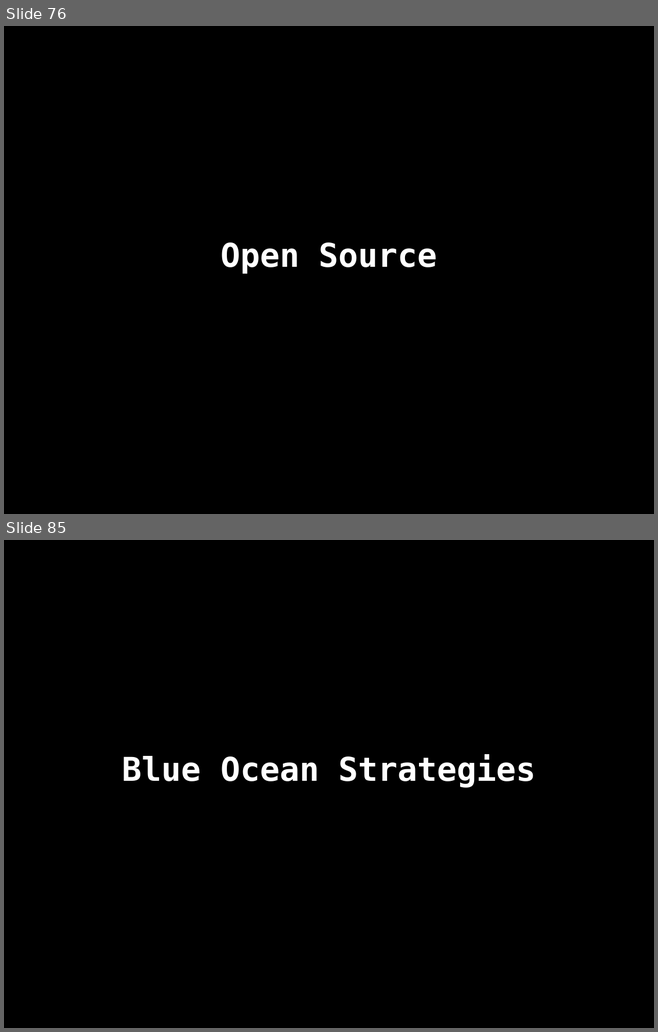
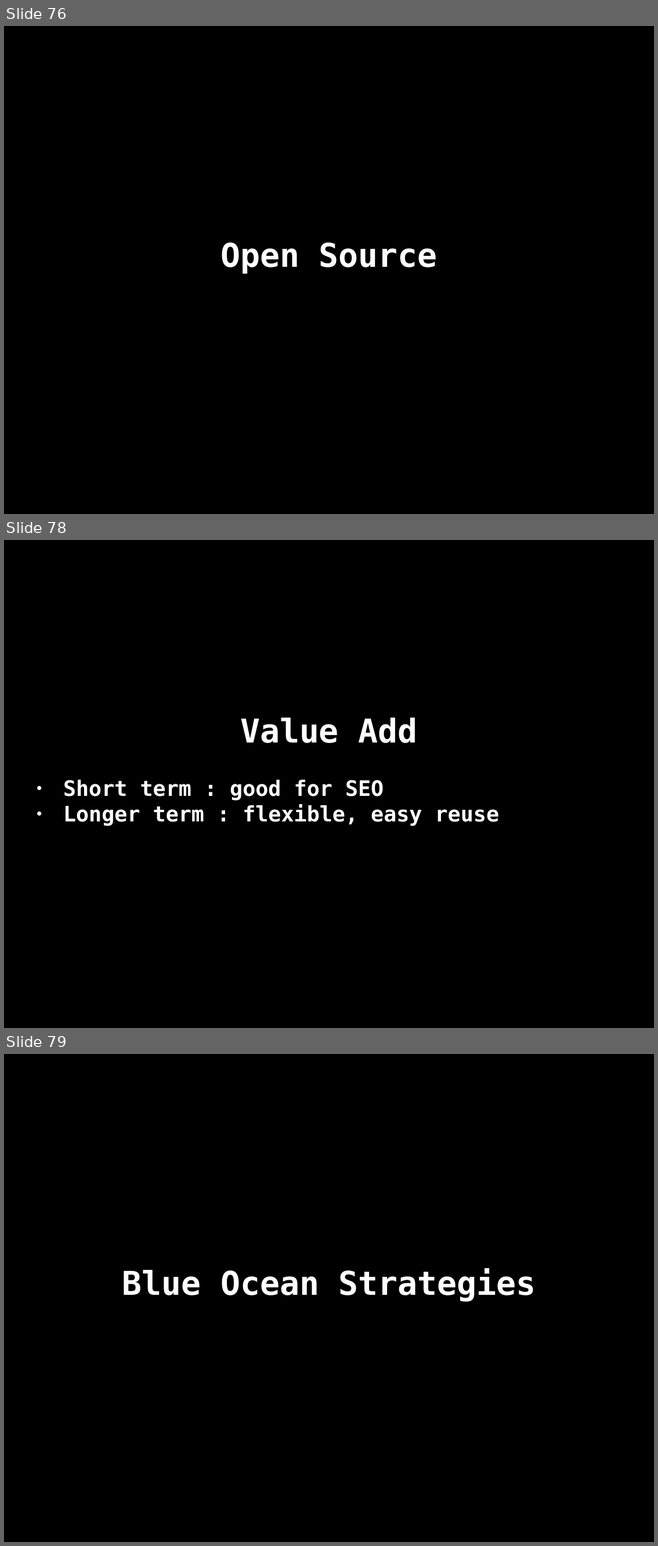
Before and after one commit to danja/hyperdata-2015, a slide deck: docs/salzburg/slides.odp. Shown one above the other, each under a label of ours: slides 76 and 85 before the commit, slides 76, 78 and 79 after it; the slides between them are not shown. The pictures are 658x1032 and 658x1546 pixels, drawn with LibreOffice and Linux fonts; fonts in the diff are those of the drawing. Boxes give left, top, right and bottom in pixels: in the first picture for what was removed or moved away, otherwise in the second. Text is boxed around its words. In the diff, an @@ line names an element or a change of style, - is before the commit and + after.

```diff
--- a/docs/salzburg/slides.odp
+++ b/docs/salzburg/slides.odp
@@ slide 78 added at [4, 540, 654, 1028], background #000000 @@
@@ subtitle added at [63, 717, 499, 826], 26 pt, text #FFFFFF, bold @@
+Value Add
+● Short term : good for SEO
+● Longer term : flexible, easy reuse
@@ what was slide 85 is now slide 79 @@
```
Also in this commit, not shown: 5 slides changed, 3 other slides added, 1 slide removed, 2 other files.
